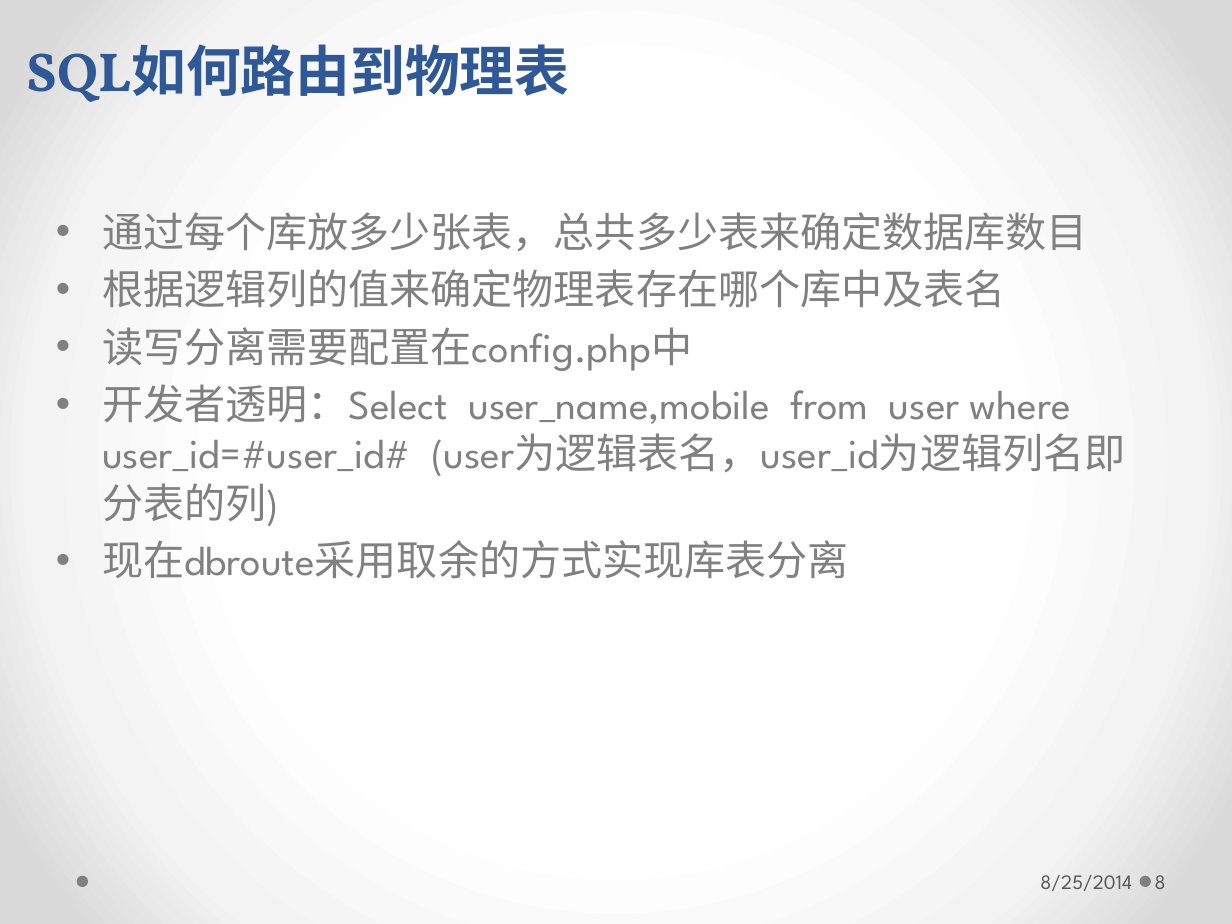
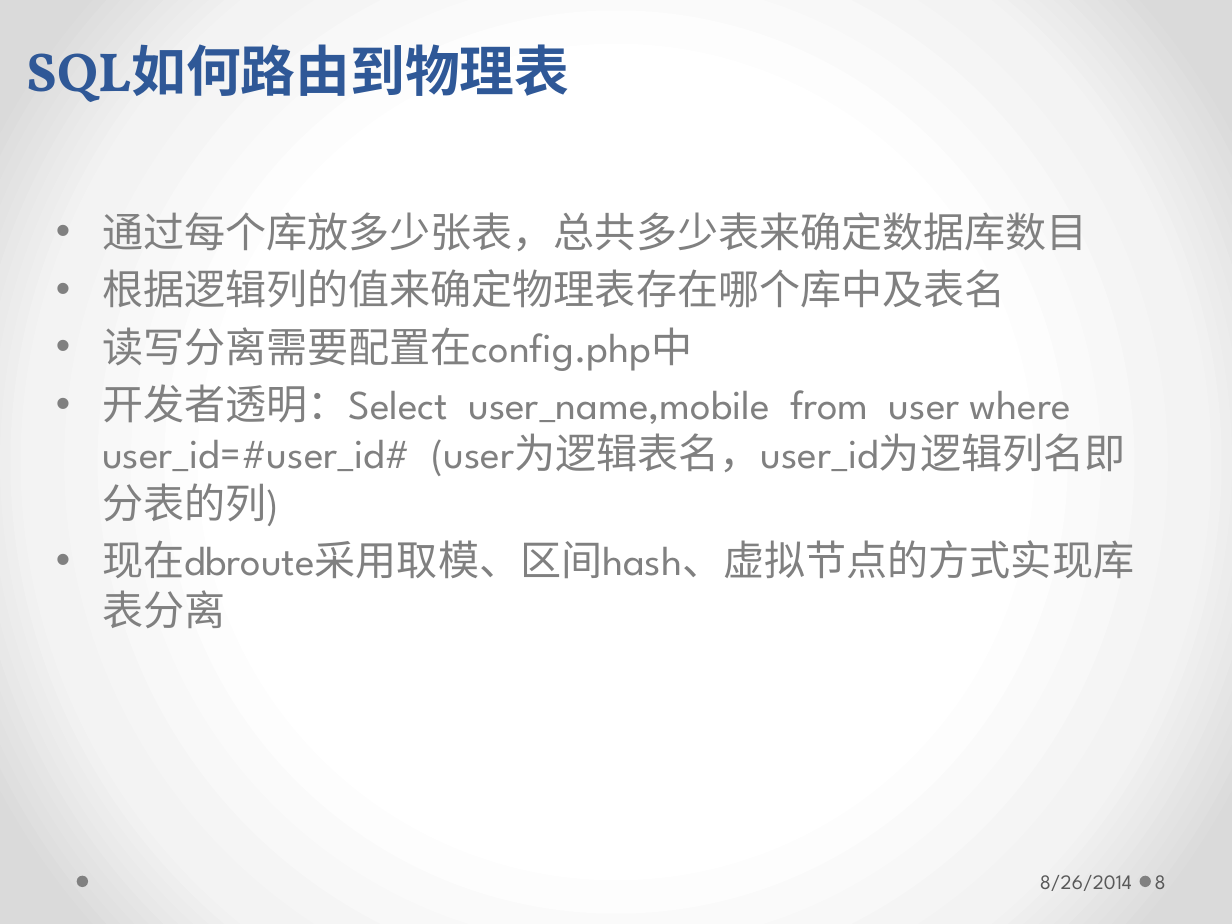
Before and after one commit to longhaisheng/dbroute, a slide deck: slide 8 of dbroute.pptx. Drawn at 1232x924 pixels with LibreOffice and Linux fonts; fonts in the diff are those of the drawing. Boxes give left, top, right and bottom in pixels: in the first picture for what was removed or moved away, otherwise in the second. Text is boxed around its words. In the diff, an @@ line names an element or a change of style, - is before the commit and + after.

```diff
--- a/dbroute.pptx
+++ b/dbroute.pptx
@@ text at (x1=102, y1=540, x2=1134, y2=628): text changed @@
-• 现在dbroute采用取余的方式实现库表分离
+• 现在dbroute采用取模、区间hash、虚拟节点的方式实现库表分离
@@ text at (x1=1040, y1=875, x2=1132, y2=891): text changed @@
-8/25/2014
+8/26/2014
```
Also in this commit, not shown: 12 other slides changed, 7 slides added.
